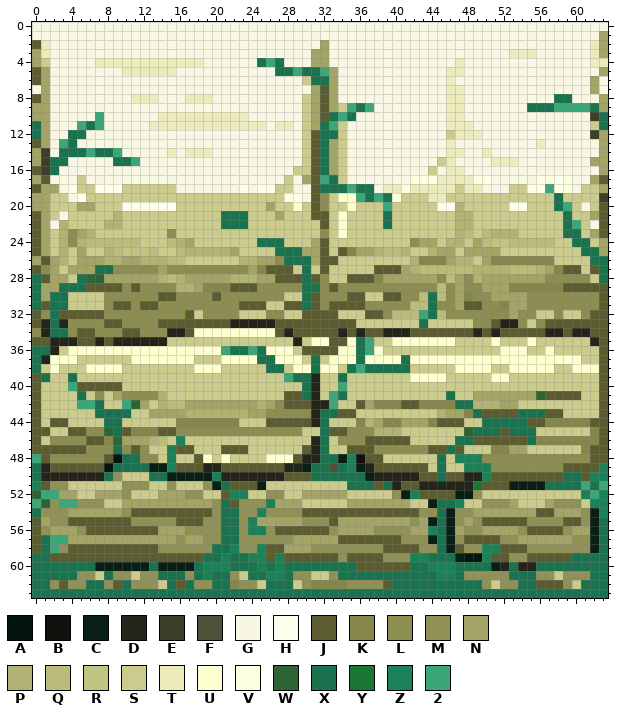
Pixel-art sprite, stored at images/tiles/water/wallN.png. The picture above was drawn from the file before the commit.
The file is 64x64 pixels. Colours within 5 levels of each other are drawn and written as one.
Palette (. is transparent): A #04150e  B #10110c  C #091f16  D #23241a  E #3d3f2a  F #50513b  G #f7f7e3  H #fdffec  J #5b5d31  K #85874a  L #8c8d50  M #8f9157  N #a3a466  P #b1b374  Q #babc7c  R #c2c484  S #cacb8c  T #ebebbc  U #fdffcf  V #fdffe1  W #2d6434  X #1a724e  Y #1a7635  Z #1a8256  2 #3ba779
After the commit:
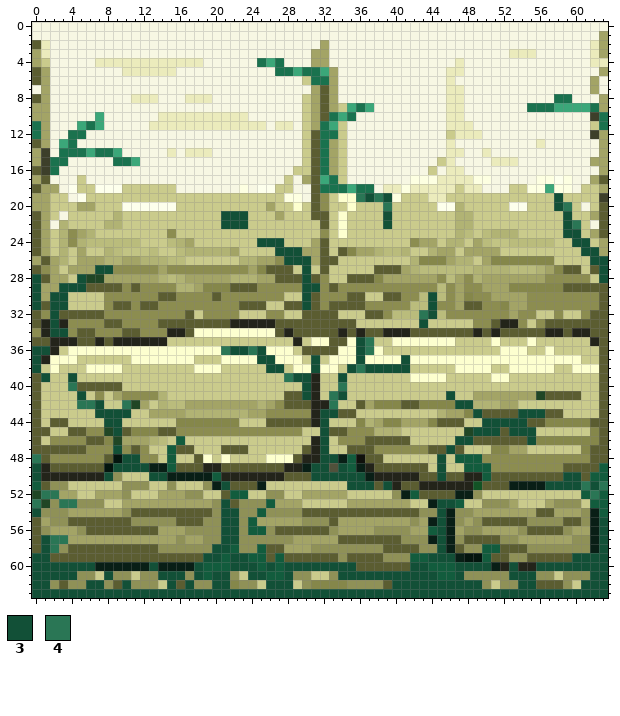
Colours new in this view: 3 #125037  4 #2a7655
Edits made:
colour W: #2d6434 -> #204625
colour Y: #1a7635 -> #125325
colour Z: #1a8256 -> #125c3d
Changed rows in their new state; - is a pixel that keeps its letter.
first column x 0:
19 ------------------------------------4343------------------3-----
20 ---------------------------------------4------------------34----
21 ---------------------333---------------3-------------------3----
22 ---------------------333---------------3-------------------34---
23 -----------------------------------------------------------33---
24 -------------------------333--------------------------------33--
25 ---------------------------333-------------------------------33-
26 ----------------------------333-------------------------------33
27 -------33---------------------3--------------------------------3
28 3----3------------------------3--------------------------------3
29 3--333------------------------33--------------------------------
30 3-33--------------------------3-------------3-------------------
31 3-33--------------------------3-------------3-------------------
32 --3----------------------------------------43-------------------
33 --3----------------------------------------3--------------------
34 --33------------------------------------------------------------
35 ------------------------------------34--------------------------
36 33-------------------43343----------34--------------------------
37 3------------------------33----3----3----3----------------------
38 3-------------------------33---3---3433333----------------------
39 -3--3-----------------------433---3-----------------------------
40 ----4-------------------------3---4-----------------------------
41 -----3------------------------3--43-----------3-----------------
42 -----443--4----------------------4-------------33---------------
43 -------3333---------------------33---------------3----333-------
44 --------33----------------------3-----------------33333---------
45 ---------3----------------------3----------------333-333--------
46 --------------------------------3--------------33------3--------
47 ---------3----------------------3-------------3-----------------
48 4---------33--------------------33-----------3------------------
49 3--------3333------------------33-3----------3------------------
50 3-------3----33----------------333333--------3-------------33---
51 ---------------------3-------------333-3-----------------3333434
52 -44-----------------------------------------------------------4-
53 4--44----------------3-----------------------33-----------------
54 3--------------------33----------------------3------------------
55 ---------------------33----------------------3-----------------3
56 ---------------------33----------------------3-----------------3
57 -344-----------------33----------------------3-----------------3
58 -34-----------------33-----------------------3-----------------3
59 33-----------------33-33--------------------333-------------3333
60 3333333------3----3---333-3-33333333------33---3333--3--33333333
61 33333---3-----333-3-33--33--3-----33333333333--3-----333------33
62 33----33--3----3-3--33----333-----------3333333333----33-----333
63 3333333333333333333333333333333333333333333333333333333333333333
Boxes around the changes in both pictures, in picture pixels (x1, y1, x2, y2):
changed: (32, 193, 608, 598)
